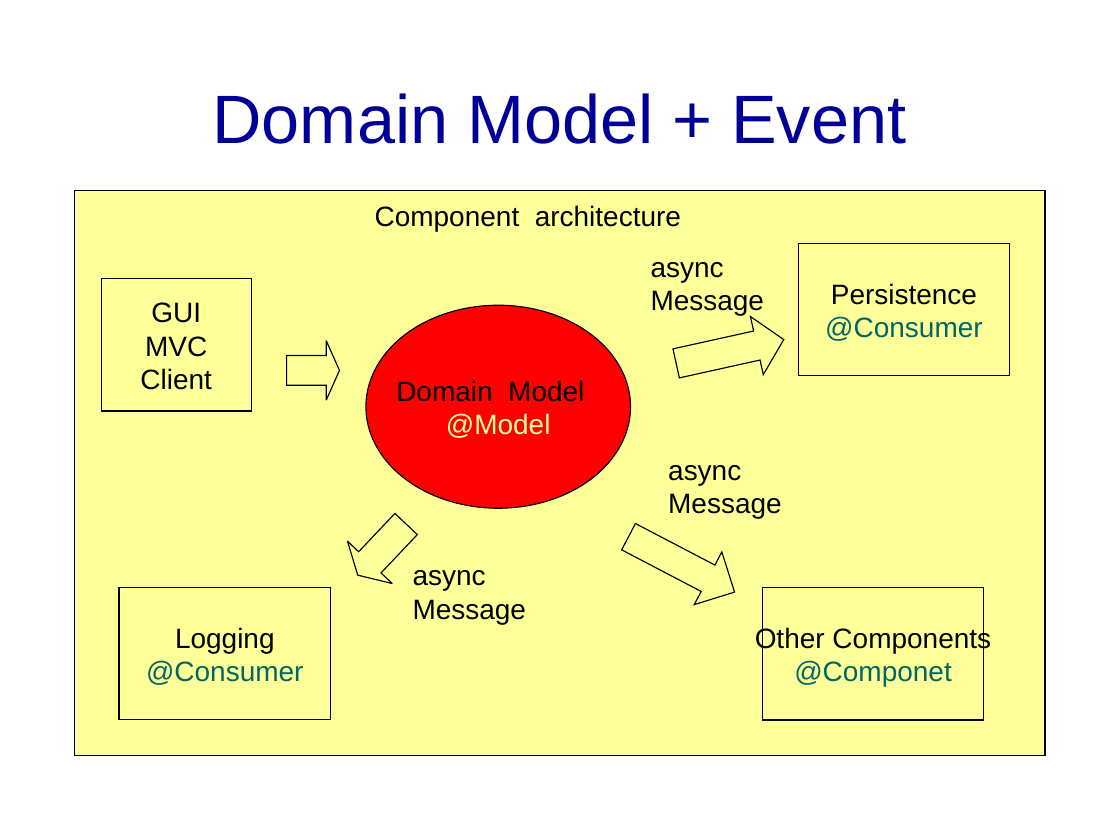
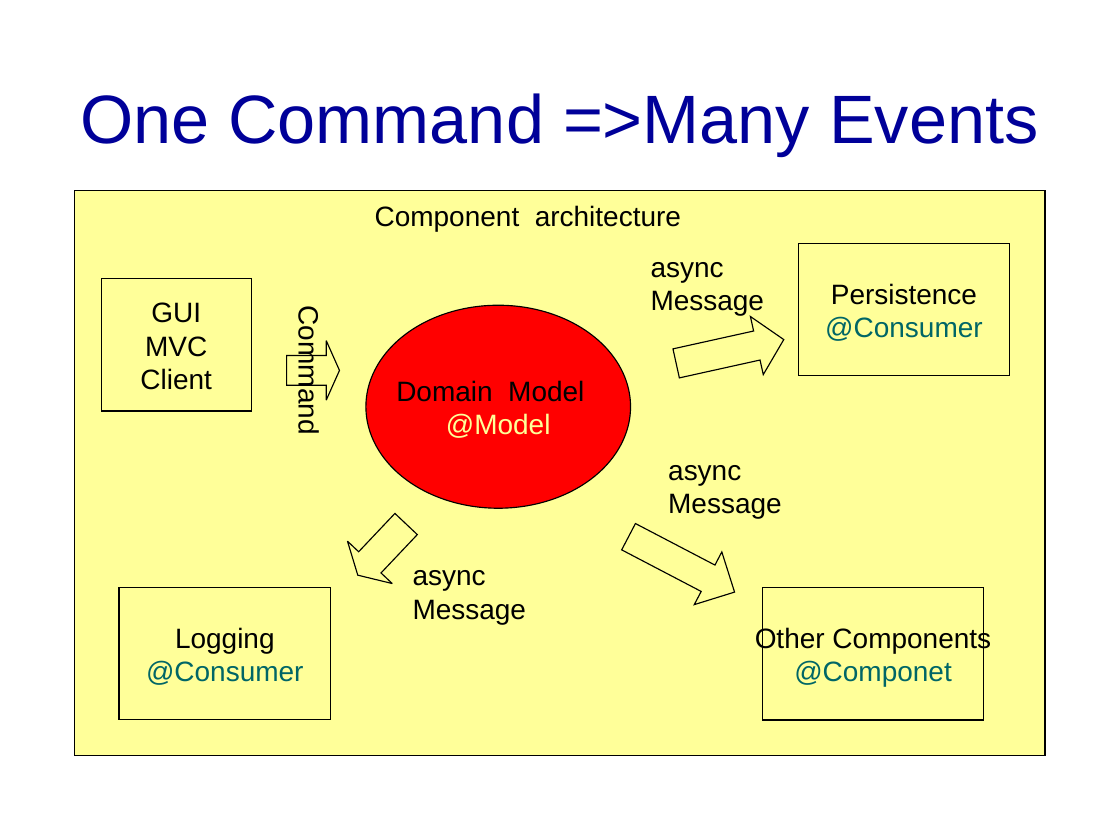
Before and after one commit to banq/jdonframework, a slide deck: slide 18 of doc/english/JdonFramework.ppt (slide 12 before the commit). Drawn at 1120x840 pixels with LibreOffice and Linux fonts; fonts in the diff are those of the drawing; background and template pictures are left out. Boxes give left, top, right and bottom in pixels: in the first picture for what was removed or moved away, otherwise in the second. Text is boxed around its words. In the diff, an @@ line names an element or a change of style, - is before the commit and + after.

```diff
--- a/doc/english/JdonFramework.ppt
+++ b/doc/english/JdonFramework.ppt
@@ title at box(80, 93, 1038, 156): text changed @@
-Domain Model + Event
+One Command =>Many Events
@@ text in down arrow at box(293, 318, 324, 431): text added @@
+Command
```
Also in this commit, not shown: 22 other slides changed, 8 slides added, 17 slides removed, 2 other files.
